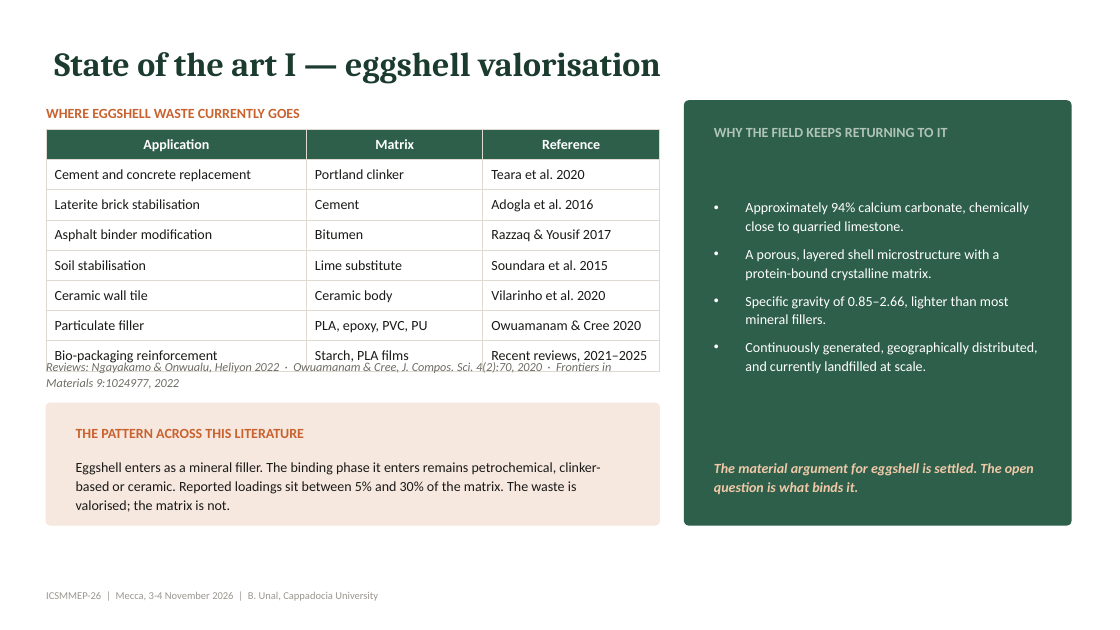
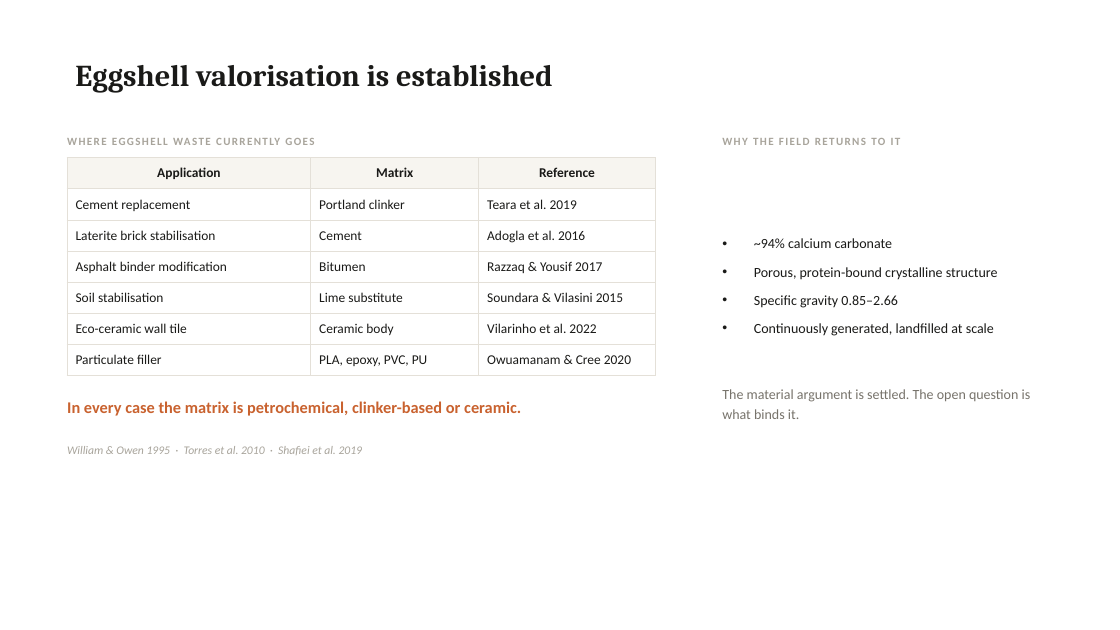
Before and after one commit to bunal91/sanat-ve-mekan, a slide deck: slide 2 of konferans-bildirisi/06-sunum/ICSMMEP26_Presentation_Unal.pptx. Drawn at 1120x630 pixels with LibreOffice and Linux fonts; fonts in the diff are those of the drawing. Boxes give left, top, right and bottom in pixels: in the first picture for what was removed or moved away, otherwise in the second. Text is boxed around its words. In the diff, an @@ line names an element or a change of style, - is before the commit and + after.

```diff
--- a/konferans-bildirisi/06-sunum/ICSMMEP26_Presentation_Unal.pptx
+++ b/konferans-bildirisi/06-sunum/ICSMMEP26_Presentation_Unal.pptx
@@ title at [75, 65, 553, 92]: text changed; size 29 to 26 pt; text colour #1B3B2F to #1A1A18 @@
-State of the art I — eggshell valorisation
+Eggshell valorisation is established
@@ rounded rectangle removed at [685, 101, 1071, 525] @@
@@ text "WHERE EGGSHELL WASTE CURRENTLY GOES": place and size @@
-text "WHERE EGGSHELL WASTE CURRENTLY GOES" at [46, 109, 300, 118]
+text "WHERE EGGSHELL WASTE CURRENTLY GOES" at [67, 130, 655, 152]
@@ text "WHERE EGGSHELL WASTE CURRENTLY GOES" at [67, 130, 655, 152]: size 12 to 9.5 pt, text colour #C9622F to #A8A49B, letter spacing 0 to 1.2 pt @@
@@ text at [871, 138, 885, 145]: text changed; size 12 to 9.5 pt; text colour #AFC4B7 to #A8A49B @@
-WHY THE FIELD KEEPS RETURNING TO IT
+WHY THE FIELD RETURNS TO IT
@@ table at [67, 158, 655, 370] @@
-row 2, column 1: Cement and concrete replacement
+row 2, column 1: Cement replacement
-row 2, column 3: Teara et al. 2020
+row 2, column 3: Teara et al. 2019
-row 5, column 3: Soundara et al. 2015
+row 5, column 3: Soundara & Vilasini 2015
-row 6, column 1: Ceramic wall tile
+row 6, column 1: Eco-ceramic wall tile
-row 6, column 3: Vilarinho et al. 2020
+row 6, column 3: Vilarinho et al. 2022
-row 8: Bio-packaging reinforcement | Starch, PLA films | Recent reviews, 2021–2025
@@ table: place and size @@
-table at [46, 129, 660, 369]
+table at [67, 158, 655, 370]
@@ text at [754, 238, 998, 336]: text changed; text colour #FFFFFF to #1A1A18 @@
-• Approximately 94% calcium carbonate, chemically close to quarried limestone.
-• A porous, layered shell microstructure with a protein-bound crystalline matrix.
-• Specific gravity of 0.85–2.66, lighter than most mineral fillers.
-• Continuously generated, geographically distributed, and currently landfilled at scale.
+• ~94% calcium carbonate
+• Porous, protein-bound crystalline structure
+• Specific gravity 0.85–2.66
+• Continuously generated, landfilled at scale
@@ text at [722, 389, 1031, 419]: text changed; text colour #F0C9A8 to #77736B; bold off; italic off @@
-The material argument for eggshell is settled. The open question is what binds it.
+The material argument is settled. The open question is what binds it.
@@ text "The material argument is settled. ..." at [722, 389, 1031, 419]: vertical alignment middle to top @@
@@ rounded rectangle removed at [46, 403, 660, 525] @@
@@ text at [67, 401, 521, 416]: text changed; size 10.5 to 14 pt; text colour #6E6B64 to #C9622F; bold on; italic off @@
-Reviews: Ngayakamo & Onwualu, Heliyon 2022 · Owuamanam & Cree, J. Compos. Sci. 4(2):70, 2020 · Frontiers in Materials 9:1024977, 2022
+In every case the matrix is petrochemical, clinker-based or ceramic.
@@ text added at [67, 446, 363, 455], 10 pt, text #A8A49B, italic @@
+William & Owen 1995 · Torres et al. 2010 · Shafiei et al. 2019
@@ text removed at [76, 429, 304, 438] @@
-THE PATTERN ACROSS THIS LITERATURE
@@ text removed at [76, 462, 600, 512] @@
-Eggshell enters as a mineral filler. The binding phase it enters remains petrochemical, clinker-based or ceramic. Reported loadings sit between 5% and 30% of the matrix. The waste is valorised; the matrix is not.
@@ text removed at [46, 592, 378, 601] @@
-ICSMMEP-26 | Mecca, 3-4 November 2026 | B. Unal, Cappadocia University
```
Also in this commit, not shown: 22 other slides changed, 4 other files.
